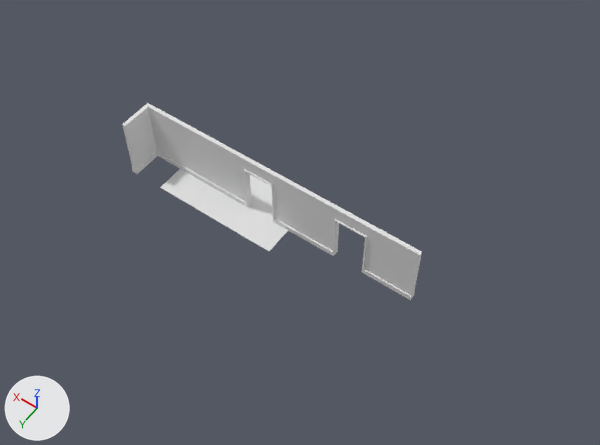
The Blender file project/assets/models/level_parts.blend, before and after one commit.
One viewpoint serves both versions: a 50 mm lens placed at (-5.79, 5.78, 9.33), pointed at (-1.92, 0.36, 0.82). The lights are fixed; the arrows at lower left show +X, +Y and +Z.

Names of what the first picture shows: 'in_floor1', 'in_floor2', 'in_h1_corner', 'in_house1_doorframe', 'in_house1_doorframe_wide', 'in_house1_wall'.
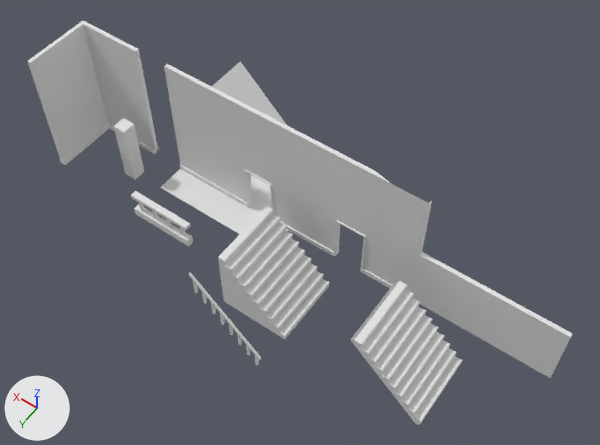
Location of each change, (x1, y1, x2, y2) in pixels of the pictures (600 x 445 px; the box of a moved part takes in the faces that stretch with it):
'in_house1_doorframe_wide', reshaped (8% wider, 38% taller): before (288, 181, 422, 300); after (287, 127, 432, 292)
'in_house1_corner', added: after (27, 21, 159, 165)
'in_house1_stairs', added: after (218, 206, 330, 339)
'in_house1_stairsthin', added: after (351, 281, 463, 425)
'in_house1_wall', reshaped (15% wider, 66% taller): before (173, 118, 233, 199); after (164, 64, 233, 199)
'in_house1_doorframe', reshaped (6% wider, 65% taller): before (229, 148, 291, 230); after (224, 94, 290, 230)
'in_house1_wall_simple', added: after (479, 292, 573, 378)
'in_house1_wall_dark', added: after (412, 252, 495, 337)
'in_h1_corner', deleted: before (122, 103, 180, 174)
'coll_ramp', added: after (212, 61, 287, 125)
'in_railing1', added: after (131, 191, 193, 246)
'in_house1_pillar', added: after (114, 118, 144, 180)
'in_banister1', added: after (189, 272, 261, 366)
part 1 of me_in_house1_wall, moved or reshaped: before (173, 118, 231, 170); after (164, 64, 229, 170)
part 2 of me_in_house1_doorframe, moved or reshaped: before (229, 148, 246, 168); after (224, 94, 245, 169)
part 3 of me_in_house1_doorframe, moved or reshaped: before (243, 156, 291, 193); after (240, 103, 290, 193)
part 4 of me_in_house1_doorframe_wide, moved or reshaped: before (418, 253, 422, 263); after (420, 201, 432, 254)
part 5 of me_in_house1_doorframe_wide, moved or reshaped: before (319, 198, 338, 218); after (319, 145, 342, 219)
part 6 of me_in_house1_doorframe_wide, moved or reshaped: before (288, 181, 322, 210); after (287, 127, 324, 210)
part 7 of me_in_house1_doorframe_wide, moved or reshaped: before (367, 224, 422, 264); after (366, 171, 430, 264)
part 8 of me_in_house1_doorframe_wide, moved or reshaped: before (335, 206, 370, 236); after (336, 154, 375, 236)

The change, as a list of edits to the scene's bpy script:
```text
Change me_in_house1_wall:
    where me_in_house1_wall.from_pydata(...)  # 26 vertices, 24 faces; spans x -0.5..0.5, y -0.05..0.05, z 0.0..1.0
    me_in_house1_wall part 1
    add for i in [1, 6, 12, 14, 17, 22]: me_in_house1_wall.vertices[i].co += Vector((0.0, 0.0, 1.0))
Change me_in_house1_doorframe:
    where me_in_house1_doorframe.from_pydata(...)  # 92 vertices, 94 faces; spans x -0.5..0.5, y -0.05..0.05, z 0.0..1.0
    me_in_house1_doorframe part 2: all 2 vertices in x 0.5, y -0.03..0.03, z 1.0 are moved by (0.0, 0.0, 1.0)
    me_in_house1_doorframe part 3: all 2 vertices in x -0.25, y -0.03..0.03, z 1.0 are moved by (0.02, 0.0, 1.0)
Change me_in_house1_doorframe_wide:
    where me_in_house1_doorframe_wide.from_pydata(...)  # 116 vertices, 110 faces; spans x -1.0..1.0, y -0.05..0.05, z 0.0..1.0
    me_in_house1_doorframe_wide part 4: all 2 vertices in x -1.0, y -0.03..0.03, z 1.0 are moved by (0.0, 0.0, 1.0)
    me_in_house1_doorframe_wide part 5: all 2 vertices in x 0.5, y -0.03..0.03, z 1.0 are moved by (0.0, 0.0, 1.0)
    me_in_house1_doorframe_wide part 6: all 2 vertices in x 1.0, y -0.03..0.03, z 1.0 are moved by (0.0, 0.0, 1.0)
    me_in_house1_doorframe_wide part 7: the 1 vertex in x -0.5, y 0.03, z 1.0 is moved by (0.0, 0.0, 1.0)
    me_in_house1_doorframe_wide part 8: all 2 vertices in x -0.25, y -0.03..0.03, z 1.0 are moved by (0.02, 0.0, 1.0)
Add me_cube:
    me_cube.from_pydata([(-0.5, -0.5, 0.0), (-0.5, 0.5, 0.0), (0.5, -0.5, 0.0), (0.5, -0.5, 1.0), (0.5, 0.5, 0.0), (0.5, 0.5, 1.0)], [], [(1, 5, 4), (4, 5, 3, 2), (2, 3, 0), (1, 4, 2, 0), (5, 1, 0, 3)])
Remove ob_in_h1_corner:
    ob_in_h1_corner = bpy.data.objects.new('in_h1_corner', me_in_house1_corner)
Add ob_in_house1_stairs:
    ob_in_house1_stairs = bpy.data.objects.new('in_house1_stairs', me_in_house1_stairs)  # 144 vertices, 132 faces; spans x -0.51..0.5, y -0.505..0.505, z 0.0..1.005; in mat_wood_02 (its picture is missing), mat_wood_01_2 (its picture is missing)
    ob_in_house1_stairs.location = (-2.0, 1.0, 0.0)
Add ob_in_house1_wall_simple:
    ob_in_house1_wall_simple = bpy.data.objects.new('in_house1_wall_simple', me_in_house1_wall_simple)  # a box spanning x -0.5..0.5, y -0.03..0.03, z 0.0..1.0; in mat_wall_skirting_board (its picture is missing)
    ob_in_house1_wall_simple.location = (-5.0, 0.0, 0.0)
Add ob_in_house1_wall_dark:
    ob_in_house1_wall_dark = bpy.data.objects.new('in_house1_wall_dark', me_in_house1_wall_dark)  # a box spanning x -0.5..0.5, y -0.03..0.03, z 0.0..1.0; in mat_wood_02 (its picture is missing)
    ob_in_house1_wall_dark.location = (-4.0, 0.0, 0.0)
Add ob_in_house1_stairsthin:
    ob_in_house1_stairsthin = bpy.data.objects.new('in_house1_stairsthin', me_in_house1_stairsthin)  # 164 vertices, 160 faces; spans x -0.51..0.55, y -0.505..0.505, z -0.05..1.005; in mat_wood_02 (its picture is missing), mat_wood_01_2 (its picture is missing)
    ob_in_house1_stairsthin.location = (-4.0, 1.0, 0.0)
Add ob_in_house1_pillar:
    ob_in_house1_pillar = bpy.data.objects.new('in_house1_pillar', me_in_house1_pillar)  # a box spanning x -0.1..0.1, y -0.1..0.1, z 0.0..1.0; in mat_wood_02 (its picture is missing)
    ob_in_house1_pillar.location = (1.0, 0.5, 0.0)
Add ob_coll_ramp:
    ob_coll_ramp = bpy.data.objects.new('coll_ramp', me_cube)
    ob_coll_ramp.location = (0.0, -1.0, 0.0)
Add ob_in_banister1:
    ob_in_banister1 = bpy.data.objects.new('in_banister1', me_in_banister1)  # 104 vertices, 102 faces; spans x -0.5..0.5, y -0.016..0.016, z 0.031..1.255; in mat_wood_02 (its picture is missing)
    ob_in_banister1.location = (-2.0, 2.0, 0.0)
Add ob_in_railing1:
    ob_in_railing1 = bpy.data.objects.new('in_railing1', me_in_railing1)  # 80 vertices, 76 faces; spans x -0.5..0.5, y -0.05..0.05, z -0.062..0.36; in mat_wood_02 (its picture is missing)
    ob_in_railing1.location = (0.0, 1.0, 0.0)
Add ob_in_house1_corner:
    ob_in_house1_corner = bpy.data.objects.new('in_house1_corner', me_in_house1_corner_1)  # 60 vertices, 55 faces; spans x -1.0..0.05, y -0.05..1.0, z 0.0..2.0; in mat_wall_skirting_board (its picture is missing)
    ob_in_house1_corner.location = (2.0, 0.0, 0.0)
```
